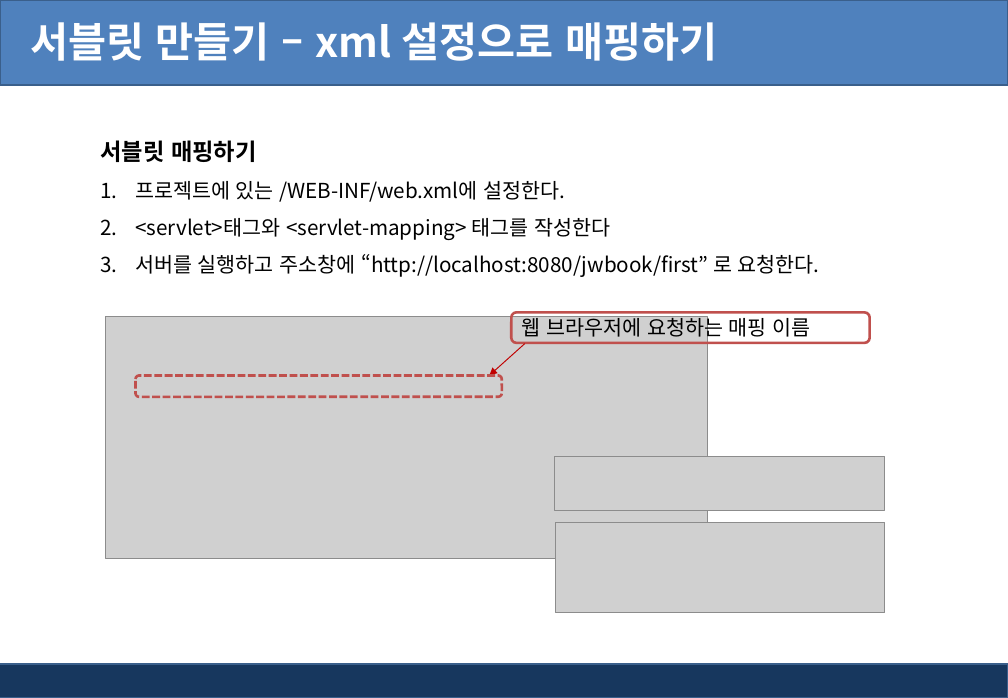
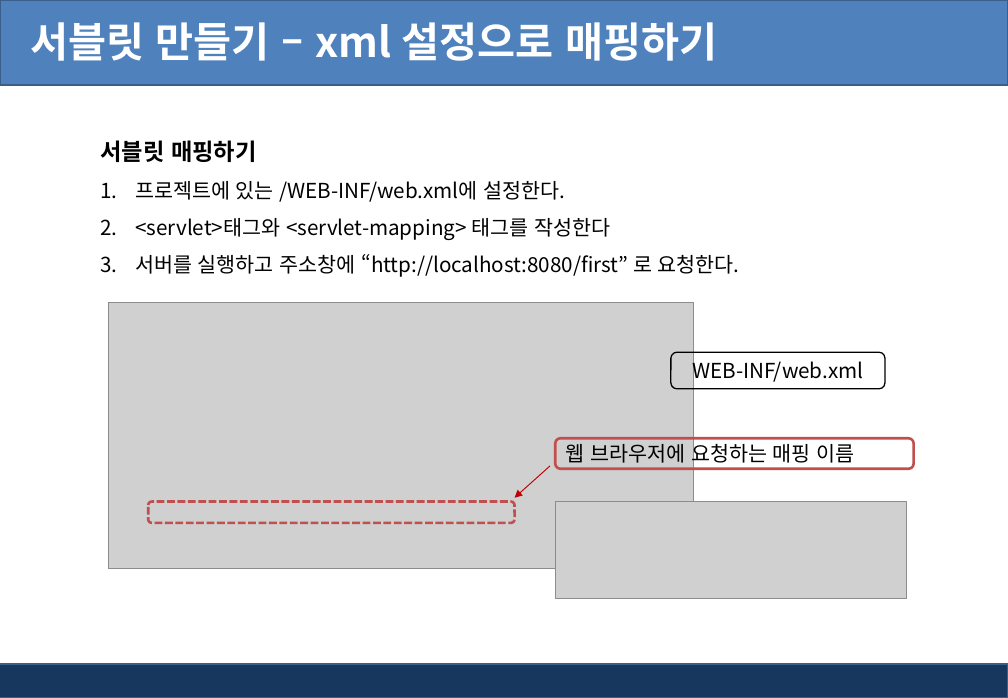
Before and after one commit to AhNyx/js_works, a slide deck: slide 11 of ppt/jsp_ppt/4장. jsp 서블릿 API.pptx. Drawn at 1008x698 pixels with LibreOffice and Linux fonts; fonts in the diff are those of the drawing; grey boxes stand for pictures; background and template pictures are left out. Boxes give left, top, right and bottom in pixels: in the first picture for what was removed or moved away, otherwise in the second. Text is boxed around its words. In the diff, an @@ line names an element or a change of style, - is before the commit and + after.

```diff
--- a/ppt/jsp_ppt/4장. jsp 서블릿 API.pptx
+++ b/ppt/jsp_ppt/4장. jsp 서블릿 API.pptx
@@ text at (135, 254, 740, 277): text changed @@
-3. 서버를 실행하고 주소창에 “http://localhost:8080/jwbook/first” 로 요청한다.
+3. 서버를 실행하고 주소창에 “http://localhost:8080/first” 로 요청한다.
@@ picture: place and size @@
-picture at (105, 316, 707, 558)
+picture at (108, 302, 693, 569)
@@ rounded rectangle added at (671, 352, 885, 388), outline #000000 1 pt, 16 pt, text #000000 @@
+WEB-INF/web.xml
@@ rounded rectangle "웹 브라우저에 요청하는 매핑 이름": place and size @@
-rounded rectangle "웹 브라우저에 요청하는 매핑 이름" at (512, 313, 870, 343)
+rounded rectangle "웹 브라우저에 요청하는 매핑 이름" at (556, 438, 914, 469)
@@ arrow moved from (525, 343) - (490, 375) to (550, 466) - (515, 498) @@
@@ picture removed at (555, 456, 885, 510) @@
@@ rounded rectangle: place and size @@
-rounded rectangle at (136, 375, 503, 396)
+rounded rectangle at (148, 502, 515, 523)
@@ picture: place and size @@
-picture at (556, 522, 885, 613)
+picture at (556, 502, 907, 598)
```
Also in this commit, not shown: 14 other slides changed, 2 slides added, 27 other files.
